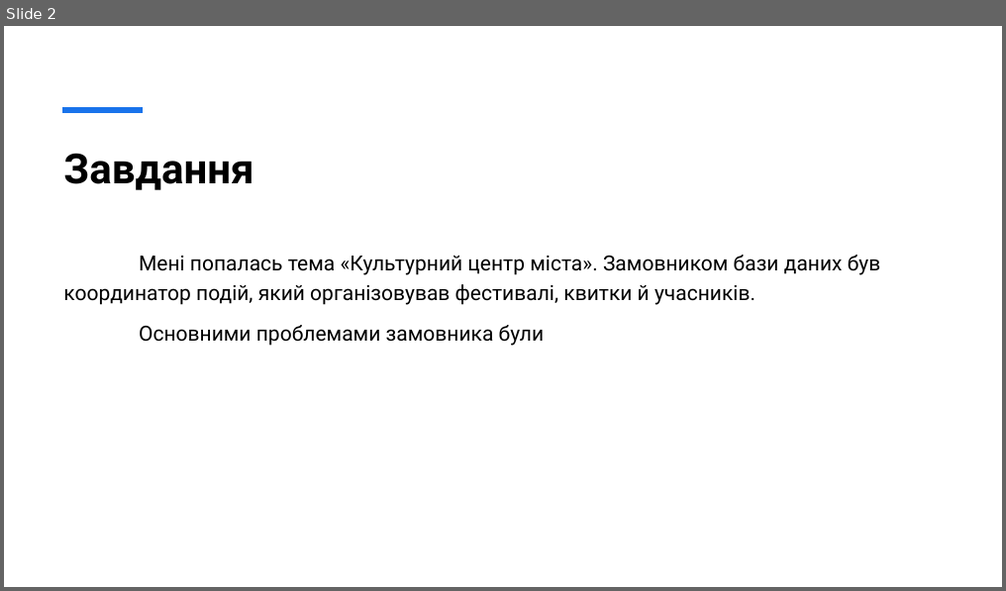
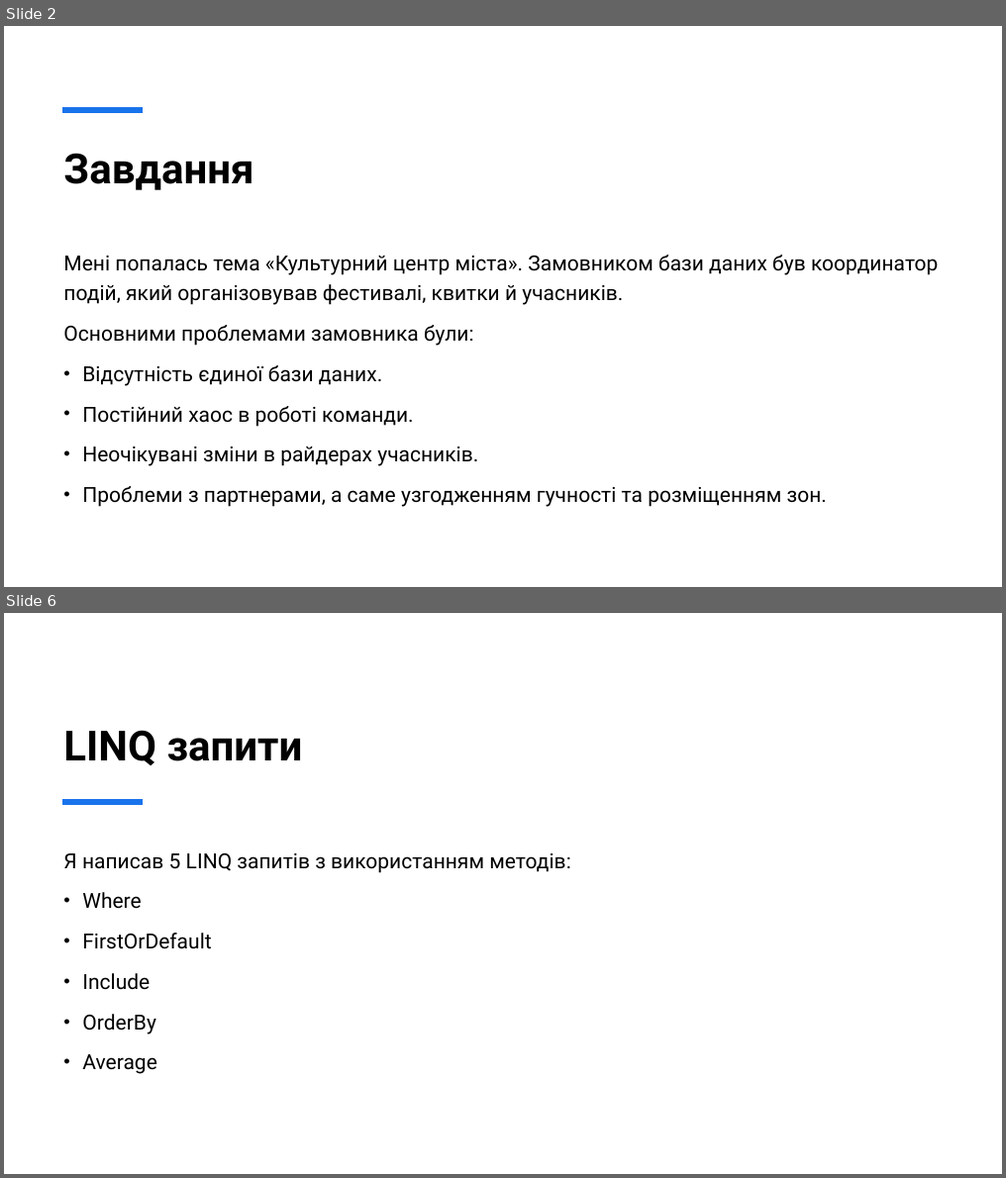
Before and after one commit to emissuu/UniTasks, a slide deck: C#/Lab2/Підсумки другої лабораторної роботи.pptx. Shown one above the other, each under a label of ours: slide 2 before the commit, slides 2 and 6 after it; the slides between them are not shown. The pictures are 1006x591 and 1006x1178 pixels, drawn with LibreOffice and Linux fonts; fonts in the diff are those of the drawing. Boxes give left, top, right and bottom in pixels: in the first picture for what was removed or moved away, otherwise in the second. Text is boxed around its words. In the diff, an @@ line names an element or a change of style, - is before the commit and + after.

```diff
--- a/C#/Lab2/Підсумки другої лабораторної роботи.pptx
+++ b/C#/Lab2/Підсумки другої лабораторної роботи.pptx
@@ slide 6 added at <box>4,613,1002,1174</box>, background #FFFFFF @@
@@ title added at <box>63,730,303,765</box>, 40 pt, text #000000, bold @@
+LINQ запити
@@ line added from (62, 802) to (143, 802), #1973EB 6 pt @@
@@ text added at <box>63,854,571,1074</box>, 20 pt, text #000000 @@
+Я написав 5 LINQ запитів з використанням методів:
+• Where
+• FirstOrDefault
+• Include
+• OrderBy
+• Average
@@ slide 2 changed as well @@
@@ text at <box>63,325,827,507</box>: text changed @@
-Основними проблемами замовника були
+Основними проблемами замовника були:
+• Відсутність єдиної бази даних.
+• Постійний хаос в роботі команди.
+• Неочікувані зміни в райдерах учасників.
+• Проблеми з партнерами, а саме узгодженням гучності та розміщенням зон.
```
Also in this commit, not shown: 1 other slide changed, 9 other slides added, 1 other file.
